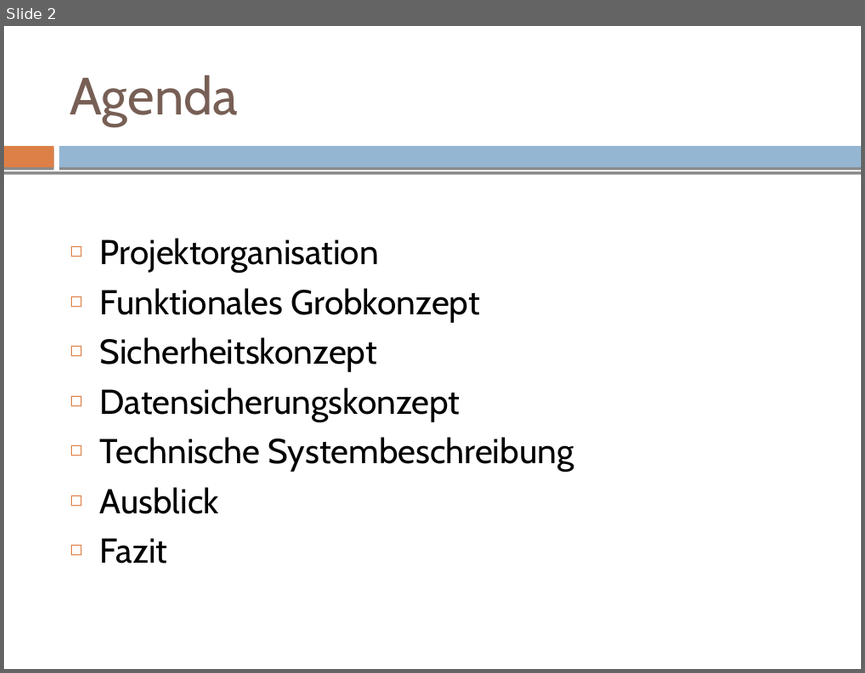
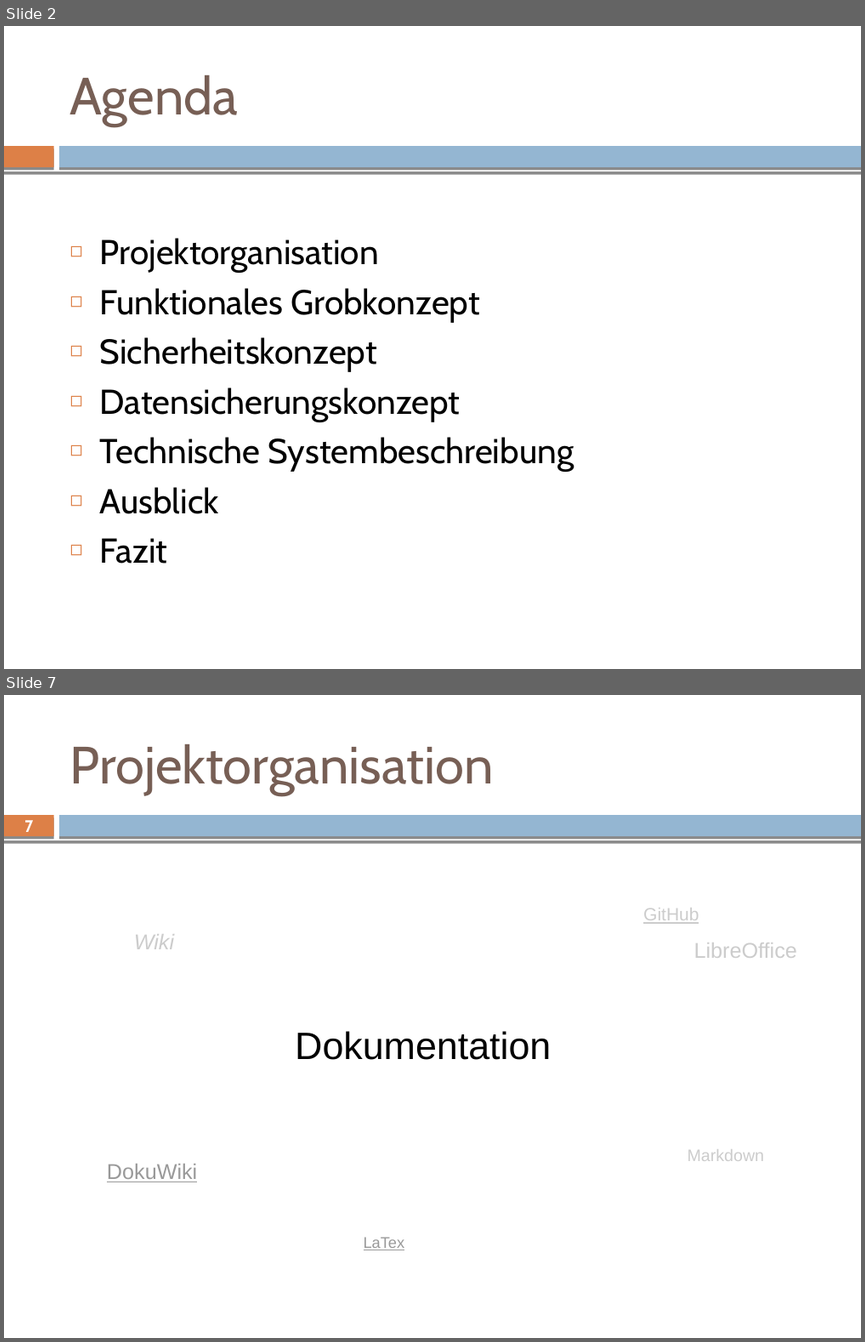
Before and after one commit to mvw/Wilddiebe10, a slide deck: keynote/keynote.odp. Shown one above the other, each under a label of ours: slide 2 before the commit, slides 2 and 7 after it; the slides between them are not shown. The pictures are 865x673 and 865x1342 pixels, drawn with LibreOffice and Linux fonts; fonts in the diff are those of the drawing. Boxes give left, top, right and bottom in pixels: in the first picture for what was removed or moved away, otherwise in the second. Text is boxed around its words. In the diff, an @@ line names an element or a change of style, - is before the commit and + after.

```diff
--- a/keynote/keynote.odp
+++ b/keynote/keynote.odp
@@ slide 7 added at (4, 695, 861, 1338), background #FFFFFF; not listed: 3 template elements that a slide beside it also shows @@
@@ title added at (69, 744, 493, 795), 44 pt, text #775F55 @@
+Projektorganisation
@@ page number added at (24, 820, 33, 837), 14 pt, text #FFFFFF, bold @@
+7
@@ text added at (643, 907, 698, 924), 15 pt, text #CCCCCC, underline @@
+GitHub
@@ text added at (134, 934, 174, 949), 18 pt, text #CCCCCC, italic @@
+Wiki
@@ text added at (694, 942, 797, 958), 18 pt, text #CCCCCC @@
+LibreOffice
@@ subtitle added at (295, 1031, 551, 1060), 32 pt, text #000000 @@
+Dokumentation
@@ text added at (687, 1149, 765, 1161), 14 pt, text #CCCCCC @@
+Markdown
@@ text added at (107, 1163, 197, 1182), 18 pt, text #999999, underline @@
+DokuWiki
@@ text added at (364, 1236, 404, 1250), 13 pt, text #999999, underline @@
+LaTex
```
Also in this commit, not shown: 1 slide changed, 28 other slides added, 3 slides removed, 2 other files.
